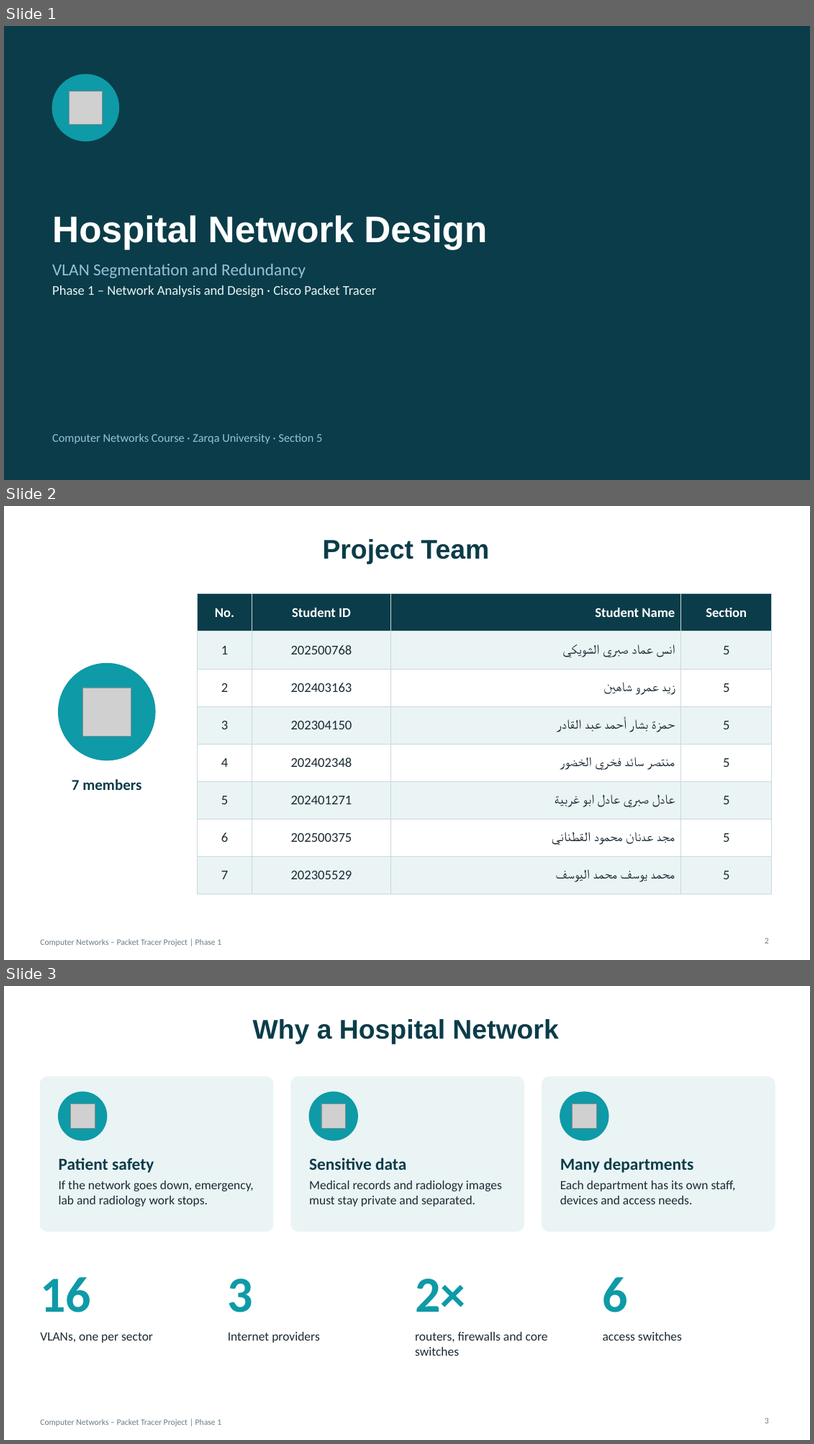
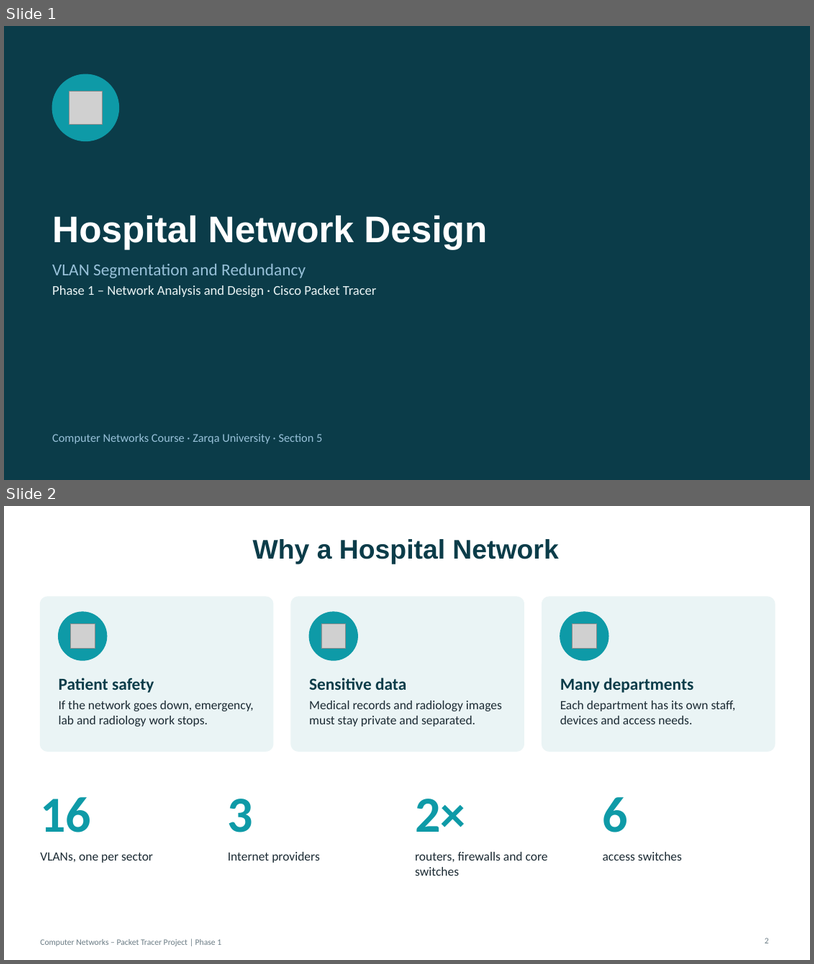
Before and after one commit to anasemadanas/Network, a slide deck: Hospital_Network_Phase1.pptx. Shown one above the other, each under a label of ours: slides 1, 2 and 3 before the commit, slides 1 and 2 after it. The pictures are 814x1444 and 814x964 pixels, drawn with LibreOffice and Linux fonts; fonts in the diff are those of the drawing; grey boxes stand for pictures. Boxes give left, top, right and bottom in pixels: in the first picture for what was removed or moved away, otherwise in the second. Text is boxed around its words. In the diff, an @@ line names an element or a change of style, - is before the commit and + after.

Commit message:
edit pptx

```diff
--- a/Hospital_Network_Phase1.pptx
+++ b/Hospital_Network_Phase1.pptx
@@ slide 2 removed at (4, 506, 810, 960), background #FFFFFF; not listed: 1 template element that a slide beside it also shows @@
@@ title removed at (323, 539, 489, 564) @@
-Project Team
@@ table removed at (198, 594, 772, 885), 8 rows, 4 columns @@
-No. | Student ID | Student Name | Section
-1 | 202500768 | انس عماد صبري الشويكي | 5
-2 | 202403163 | زيد عمرو شاهين | 5
-3 | 202304150 | حمزة بشار أحمد عبد القادر | 5
-4 | 202402348 | منتصر سائد فخري الخضور | 5
-5 | 202401271 | عادل صبري عادل ابو غربية | 5
-6 | 202500375 | مجد عدنان محمود القطناني | 5
-7 | 202305529 | محمد يوسف محمد اليوسف | 5
@@ ellipse removed at (59, 663, 155, 760) @@
@@ picture removed at (82, 687, 131, 736) @@
@@ text removed at (72, 779, 142, 790) @@
-7 members
@@ page number removed at (765, 937, 769, 943) @@
-2
@@ what was slide 3 is now slide 2 @@
```
Also in this commit, not shown: 1 other file.
